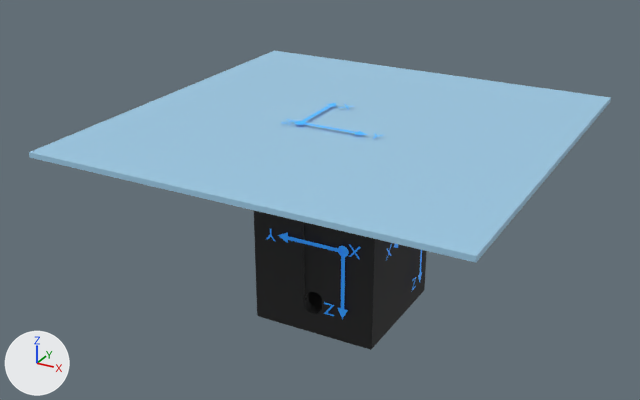
An edit to the glTF model acc_model2.glb, drawn before and after from the same camera.
Both versions are drawn from a 50 mm lens placed at (126.3, -194.2, 99.3), pointed at (11.7, 14.1, -4.9). Arrows for +X, +Y and +Z are at lower left; the lights stay in place. Where no turn or scale is listed for an object, it has been applied to the vertices.

The first picture shows 'Cube', 'IIS3DWB MINI ENCLOSURE SLOT V2', 'IIS3DWB MINI ENCLOSURE_V5'.
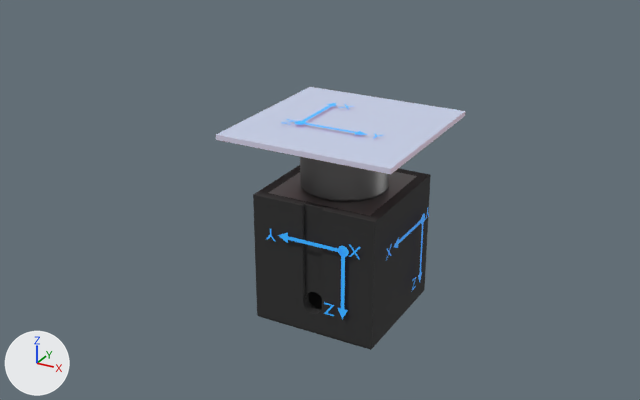
Where the newer file only moved an object's origin or applied its transform, the numbers keep the older frame.

What differs and where, as boxes (x1, y1, x2, y2) in the pictures (640 x 400 px):
```json
{"object": "Cube", "change": "recoloured, surface changed, rescaled", "before": [29, 51, 611, 263], "after": [216, 87, 465, 174], "on screen": "57% narrower, 59% shorter"}
{"object": "MH112-1A (1)", "change": "unchanged, uncovered by the edit", "after": [300, 157, 389, 201]}
{"object": "Metal Base", "change": "unchanged, uncovered by the edit", "after": [269, 172, 417, 216]}
```

The change, as JSON lines over the scene's bpy script:
```json
{"op": "add", "block": "mat_material_003", "code": "mat_material_003.emission_strength = 1.0"}
{"op": "add", "block": "mat_material_003", "code": "mat_material_003.emission_color = (0.212, 0.0487, 0.0385)  # red #7f3e37"}
{"op": "set", "path": "ob_cube.scale", "old": "(-59.7, -59.7, -0.724)", "new": "(-25.8, -25.8, -0.724)"}
```
